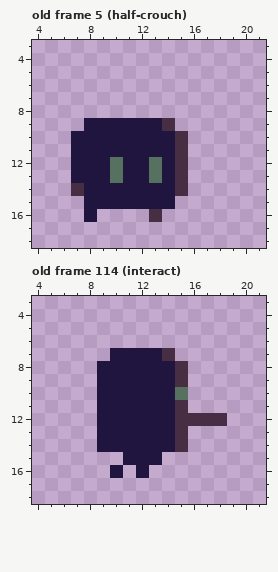
Pixel-art file, stored at game/assets/gamer.aseprite. The picture above was drawn from the file before the commit.
24x24 pixels, 121 frames. Shown: old frame 5 (half-crouch): x 4..21, y 3..18; old frame 114 (interact): x 4..21, y 3..18. The commit also changed other frames, which this record leaves out.
New version:
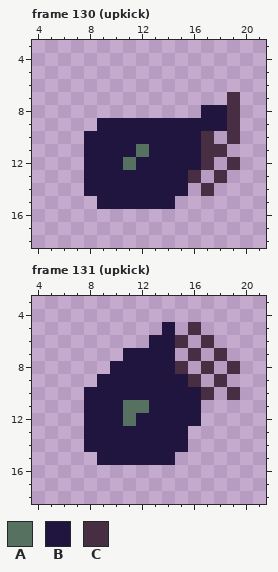
Palette (. is transparent): A #577160  B #1f153f  C #472e42
A new or re-ordered frame is compared with the old frame closest to it.
Changes in this commit:
frames 121 -> 140
Frame 130 (upkick) is new; against old frame 5 (half-crouch), layer "Layer 1":
y 7: x 19 . -> C
y 8: x 17..19 ... -> BBC
y 9: x 8 B -> .; x 14..19 C..... -> BBBBBC
y 10: x 7 B -> .; x 15..17 C.. -> BBC; x 19 . -> C
y 11: x 7 B -> .; x 12 B -> A; x 15..18 C... -> BBCC
y 12: x 7 B -> .; x 10..11 AB -> BA; x 13 A -> B; x 15..17 C.. -> BBC; x 19 . -> C
y 13: x 7 B -> .; x 10 A -> B; x 13 A -> B; x 15..16 C. -> BC; x 18 . -> C
y 14: x 7 C -> .; x 15 C -> B; x 17 . -> C
y 15: x 8 B -> .
y 16: x 8 B -> .; x 13 C -> .
Frame 131 (upkick) is new; against old frame 114 (interact), layer "Layer 1":
y 5: x 14 . -> B; x 16 . -> C
y 6: x 13..15 ... -> BBC; x 17 . -> C
y 7: x 10 B -> .; x 14 C -> B; x 16 . -> C; x 18 . -> C
y 8: x 9 B -> .; x 17 . -> C; x 19 . -> C
y 9: x 15..16 C. -> BC; x 18 . -> C
y 10: x 8 . -> B; x 15..17 A.. -> BBC; x 19 . -> C
y 11: x 8 . -> B; x 11..12 BB -> AA; x 15..16 C. -> BB
y 12: x 8 . -> B; x 11 B -> A; x 15..18 CCCC -> BB..
y 13..14: x 8 . -> B; x 15 C -> B
y 15: x 9..10 .. -> BB; x 14 . -> B
y 16: x 10 B -> .; x 12 B -> .
Boxes around the changes in both pictures, in picture pixels (x1, y1, x2, y2):
changed: (71, 92, 240, 222)
changed: (84, 322, 240, 478)
